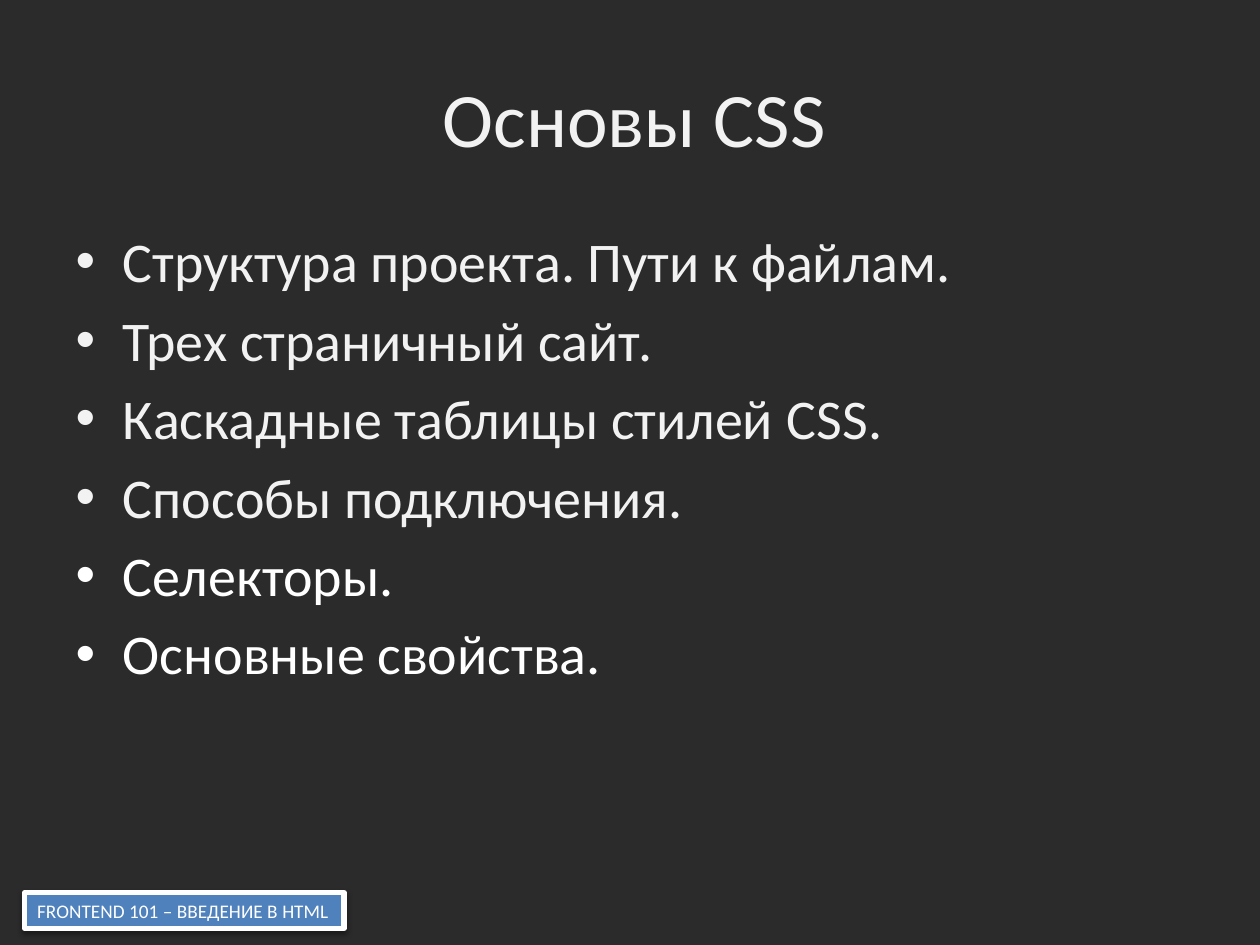
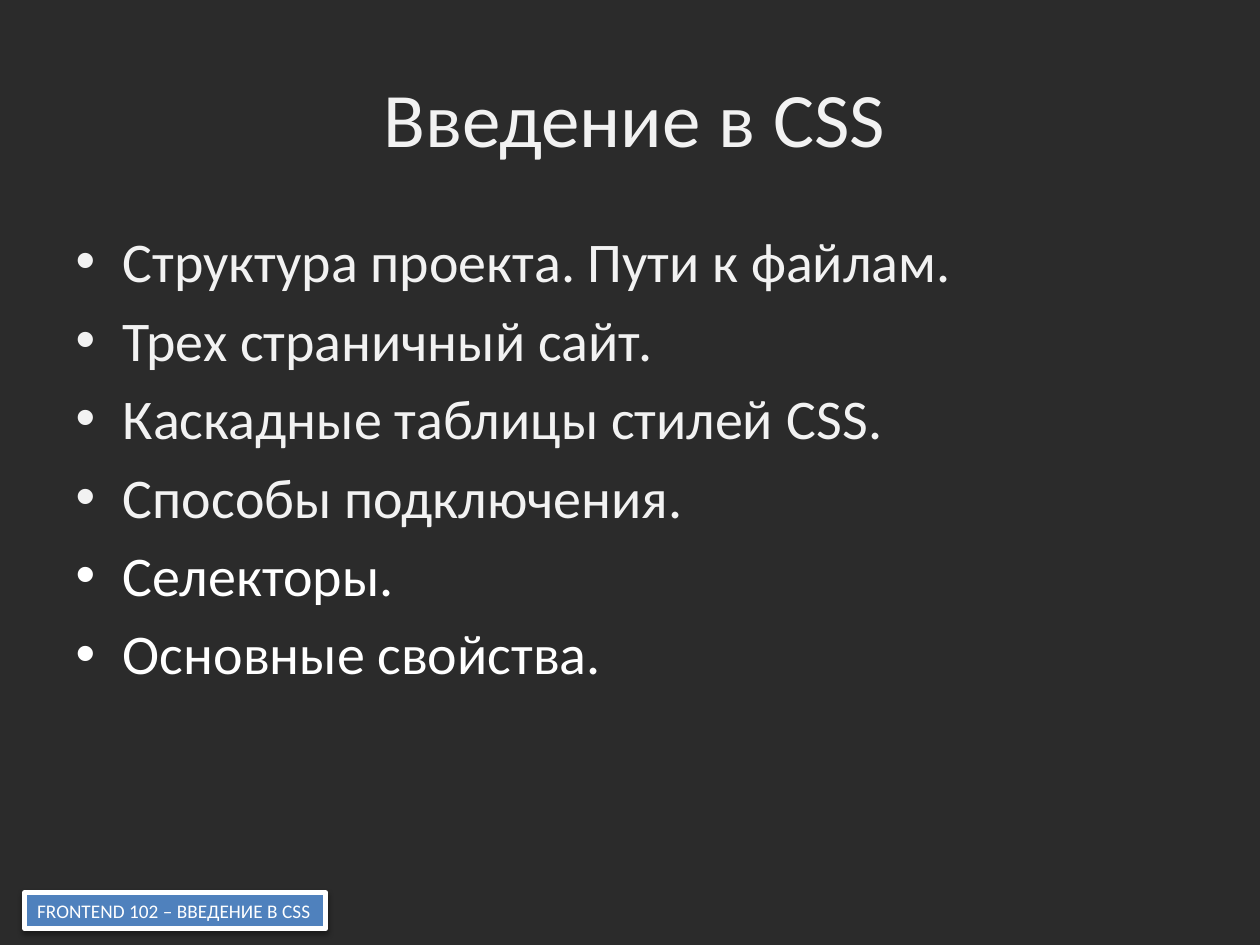
Before and after one commit to fedyashev/course-frontend-group-2, a slide deck: slide 2 of 00-presentation/Frontend 102.pptx. Drawn at 1260x945 pixels with LibreOffice and Linux fonts; fonts in the diff are those of the drawing; background and template pictures are left out; a plain dark background stands for a picture behind light text. Boxes give left, top, right and bottom in pixels: in the first picture for what was removed or moved away, otherwise in the second. Text is boxed around its words. In the diff, an @@ line names an element or a change of style, - is before the commit and + after.

```diff
--- a/00-presentation/Frontend 102.pptx
+++ b/00-presentation/Frontend 102.pptx
@@ title at [383, 97, 885, 160]: text changed @@
-Основы CSS
+Введение в CSS
@@ rectangle "FRONTEND 102 – ВВЕДЕНИЕ В ...": place and size @@
-rectangle "FRONTEND 102 – ВВЕДЕНИЕ В ..." at [25, 892, 344, 929]
+rectangle "FRONTEND 102 – ВВЕДЕНИЕ В ..." at [25, 892, 326, 929]
@@ text in rectangle at [37, 905, 310, 921]: text changed @@
-FRONTEND 101 – ВВЕДЕНИЕ В HTML
+FRONTEND 102 – ВВЕДЕНИЕ В CSS
```
Also in this commit, not shown: 5 other slides changed, 8 slides added, 13 other files.
